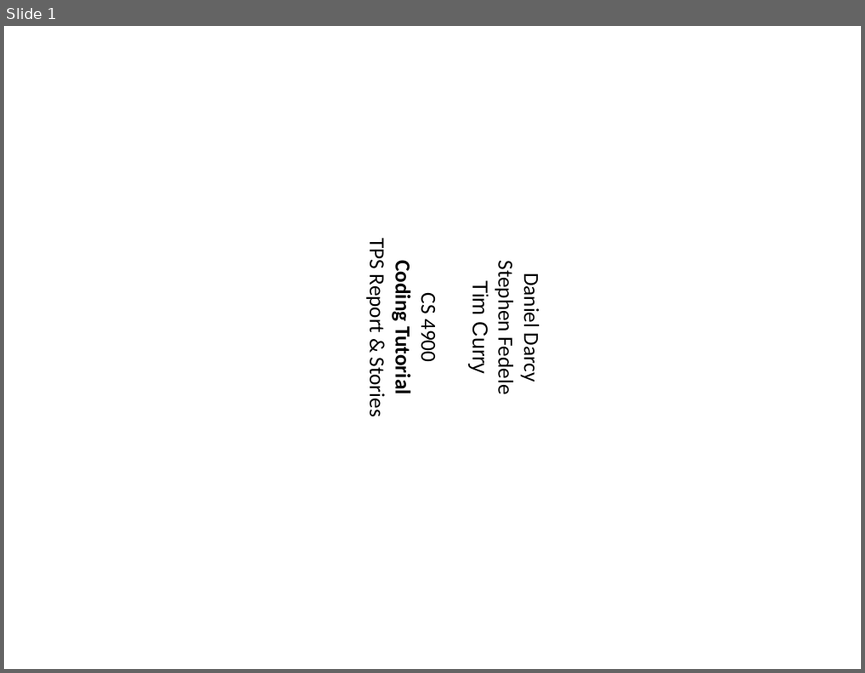
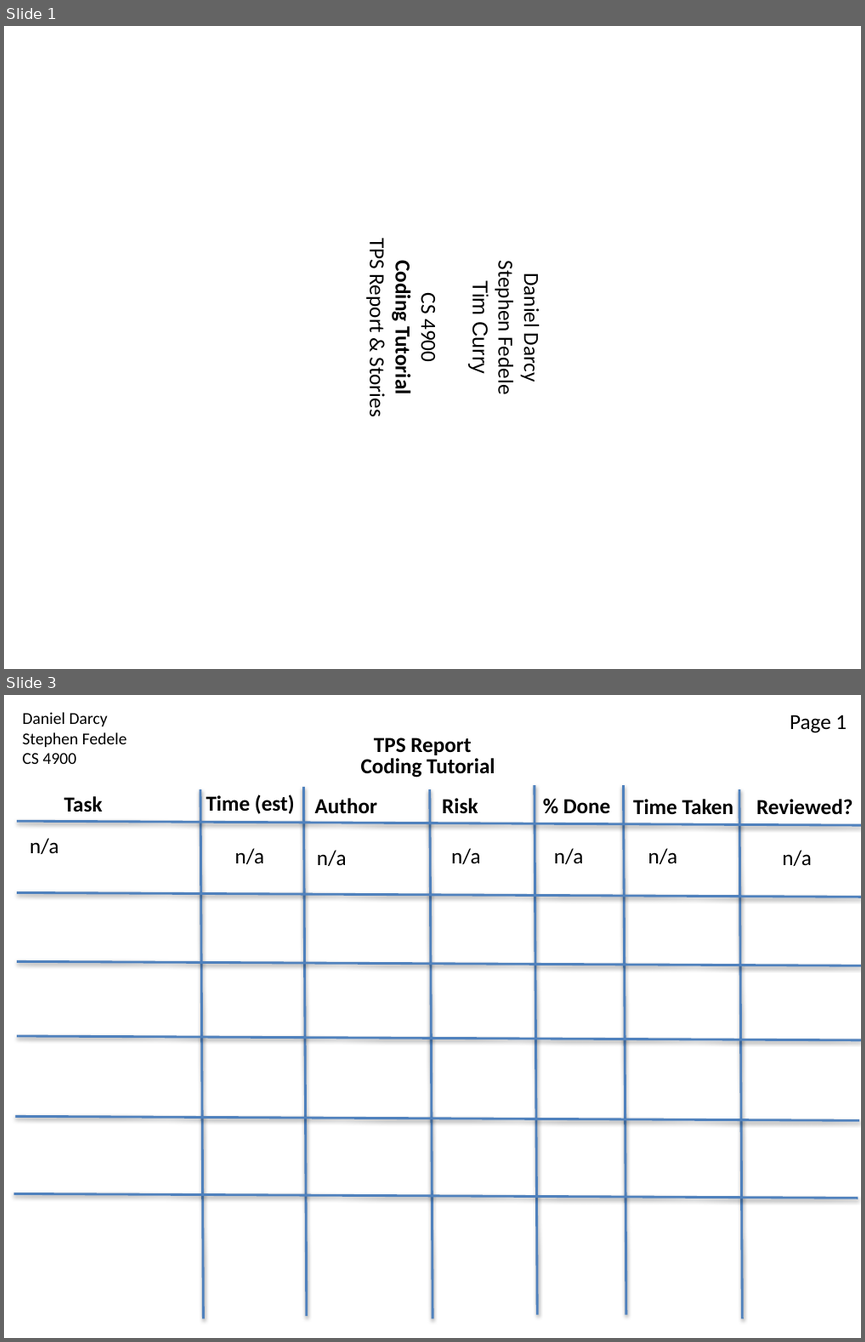
Before and after one commit to strangeprogrammer/CodeTutorials, a slide deck: TPS_Stories.pptx. Shown one above the other, each under a label of ours: slide 1 before the commit, slides 1 and 3 after it; the slides between them are not shown. The pictures are 865x673 and 865x1342 pixels, drawn with LibreOffice and Linux fonts; fonts in the diff are those of the drawing. Boxes give left, top, right and bottom in pixels: in the first picture for what was removed or moved away, otherwise in the second. Text is boxed around its words. In the diff, an @@ line names an element or a change of style, - is before the commit and + after.

```diff
--- a/TPS_Stories.pptx
+++ b/TPS_Stories.pptx
@@ slide 3 added at box(4, 695, 861, 1338), background #FFFFFF @@
@@ text added at box(23, 712, 127, 764), 14 pt, text #000000 @@
+Daniel Darcy
+Stephen Fedele
+CS 4900
@@ text added at box(789, 715, 846, 733), 18 pt, text #000000 @@
+Page 1
@@ text added at box(374, 737, 471, 755), 18 pt, text #000000, bold @@
+TPS Report
@@ text added at box(361, 758, 494, 777), 18 pt, text #000000, bold @@
+Coding Tutorial
@@ text added at box(64, 796, 103, 812), 18 pt, text #000000, bold @@
+Task
@@ line added from (200, 789) to (204, 1319), #4F81BD 2 pt @@
@@ text added at box(206, 794, 295, 814), 18 pt, text #000000, bold @@
+Time (est)
@@ line added from (304, 787) to (307, 1315), #4F81BD 2 pt @@
@@ line added from (430, 789) to (432, 1319), #4F81BD 2 pt @@
@@ line added from (534, 785) to (537, 1315), #4F81BD 2 pt @@
@@ line added from (624, 785) to (626, 1315), #4F81BD 2 pt @@
@@ line added from (739, 789) to (742, 1319), #4F81BD 2 pt @@
@@ line added from (17, 821) to (861, 825), #4F81BD 2 pt @@
@@ text added at box(315, 798, 377, 814), 18 pt, text #000000, bold @@
+Author
@@ text added at box(442, 798, 477, 814), 18 pt, text #000000, bold @@
+Risk
@@ text added at box(563, 799, 611, 814), 18 pt, text #000000, bold @@
+% Done
@@ text added at box(633, 799, 734, 815), 18 pt, text #000000, bold @@
+Time Taken
@@ text added at box(756, 799, 852, 815), 18 pt, text #000000, bold @@
+Reviewed?
@@ text added at box(30, 838, 59, 854), 18 pt, text #000000 @@
+n/a
@@ text added at box(235, 848, 265, 864), 18 pt, text #000000 @@
+n/a
@@ text added at box(317, 850, 347, 866), 18 pt, text #000000 @@
+n/a
@@ text added at box(451, 848, 481, 864), 18 pt, text #000000 @@
+n/a
@@ text added at box(554, 848, 584, 864), 18 pt, text #000000 @@
+n/a
@@ text added at box(648, 848, 678, 864), 18 pt, text #000000 @@
+n/a
@@ text added at box(782, 850, 812, 866), 18 pt, text #000000 @@
+n/a
@@ line added from (17, 893) to (861, 896), #4F81BD 2 pt @@
@@ line added from (17, 961) to (861, 966), #4F81BD 2 pt @@
@@ line added from (17, 1036) to (861, 1040), #4F81BD 2 pt @@
@@ line added from (15, 1116) to (859, 1120), #4F81BD 2 pt @@
@@ line added from (14, 1194) to (857, 1198), #4F81BD 2 pt @@
```
Also in this commit, not shown: 2 slides changed, 12 other files.
